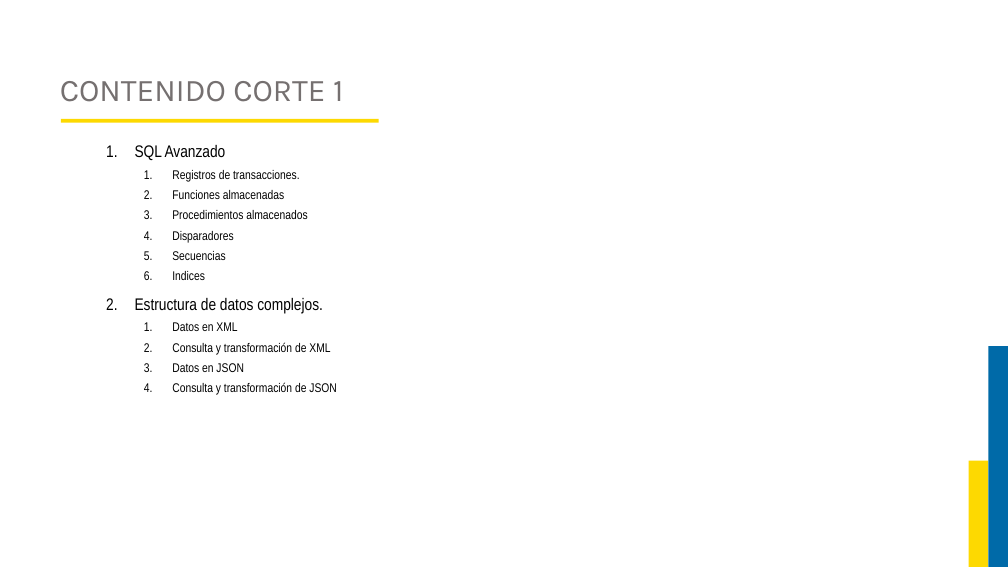
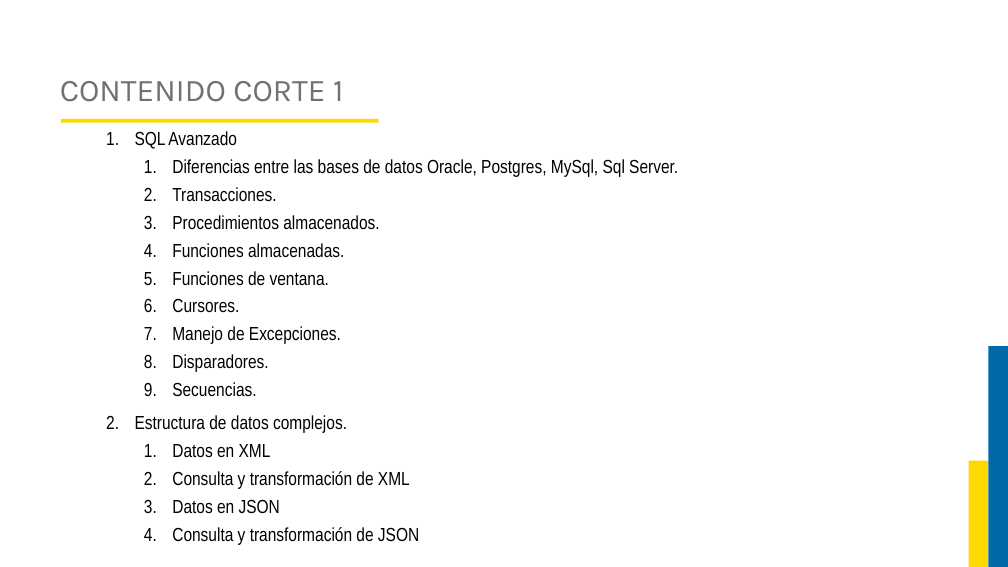
Before and after one commit to JorgeAlejandroAguirreGutierrez/proyecto-luis, a slide deck: slide 7 of Curso Base de Datos 2/Diapositivas.pptx. Drawn at 1008x567 pixels with LibreOffice and Linux fonts; fonts in the diff are those of the drawing; background and template pictures are left out. Boxes give left, top, right and bottom in pixels: in the first picture for what was removed or moved away, otherwise in the second. Text is boxed around its words. In the diff, an @@ line names an element or a change of style, - is before the commit and + after.

```diff
--- a/Curso Base de Datos 2/Diapositivas.pptx
+++ b/Curso Base de Datos 2/Diapositivas.pptx
@@ text "SQL Avanzado": place and size @@
-text "SQL Avanzado" at <box>135,145,337,395</box>
+text "SQL Avanzado" at <box>135,131,678,545</box>
@@ text at <box>135,131,419,545</box>: size 16 to 18 pt in "SQL Avanzado", "Estructura de datos complejos."; size 12 to 18 pt in "Datos en XML", "Consulta y transformación de XML", "Datos en JSON", "Consulta y transformación de JSON" @@
@@ text at <box>172,159,678,397</box>: text changed; size 12 to 18 pt @@
-  1. Registros de transacciones.
-  2. Funciones almacenadas
-  3. Procedimientos almacenados
-  4. Disparadores
-  5. Secuencias
-  6. Indices
+  1. Diferencias entre las bases de datos Oracle, Postgres, MySql, Sql Server.
+  2. Transacciones.
+  3. Procedimientos almacenados.
+  4. Funciones almacenadas.
+  5. Funciones de ventana.
+  6. Cursores.
+  7. Manejo de Excepciones.
+  8. Disparadores.
+  9. Secuencias.
```
Also in this commit, not shown: 2 other slides changed, 73 slides added, 1 slide removed, 1 other file.
